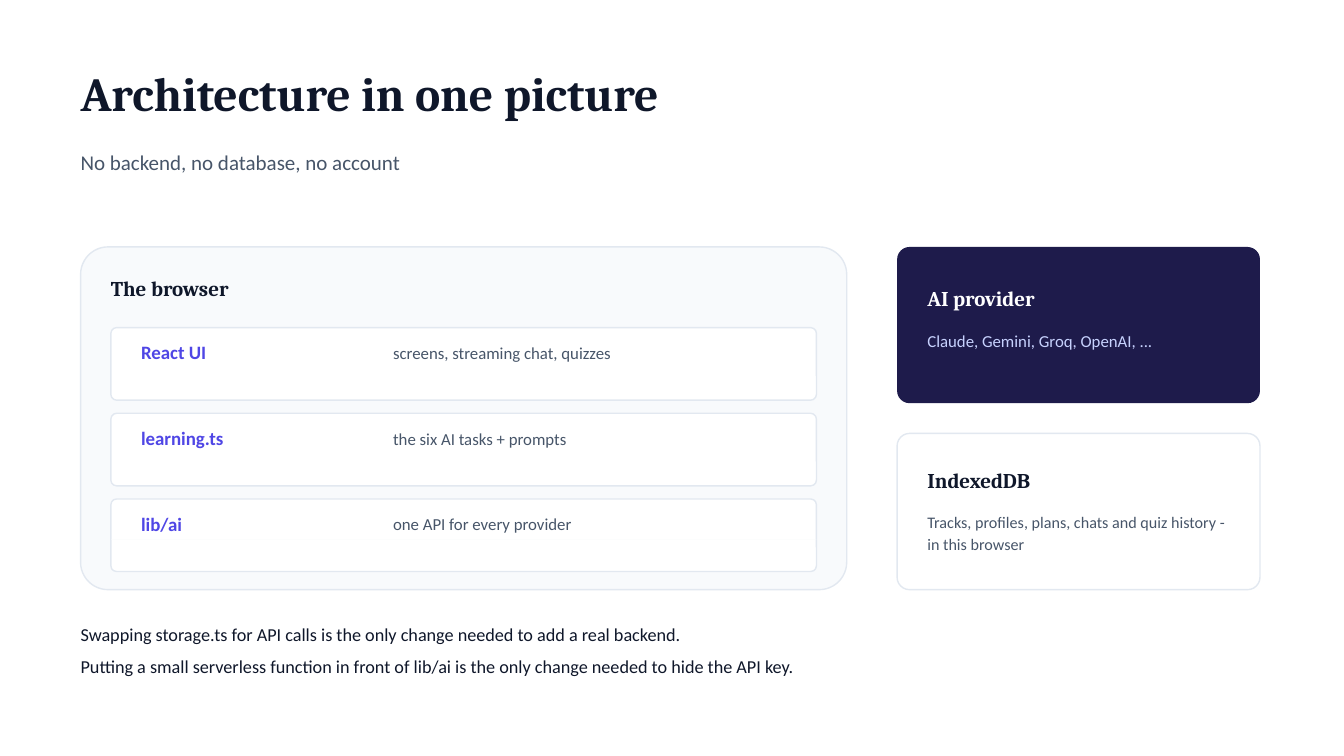
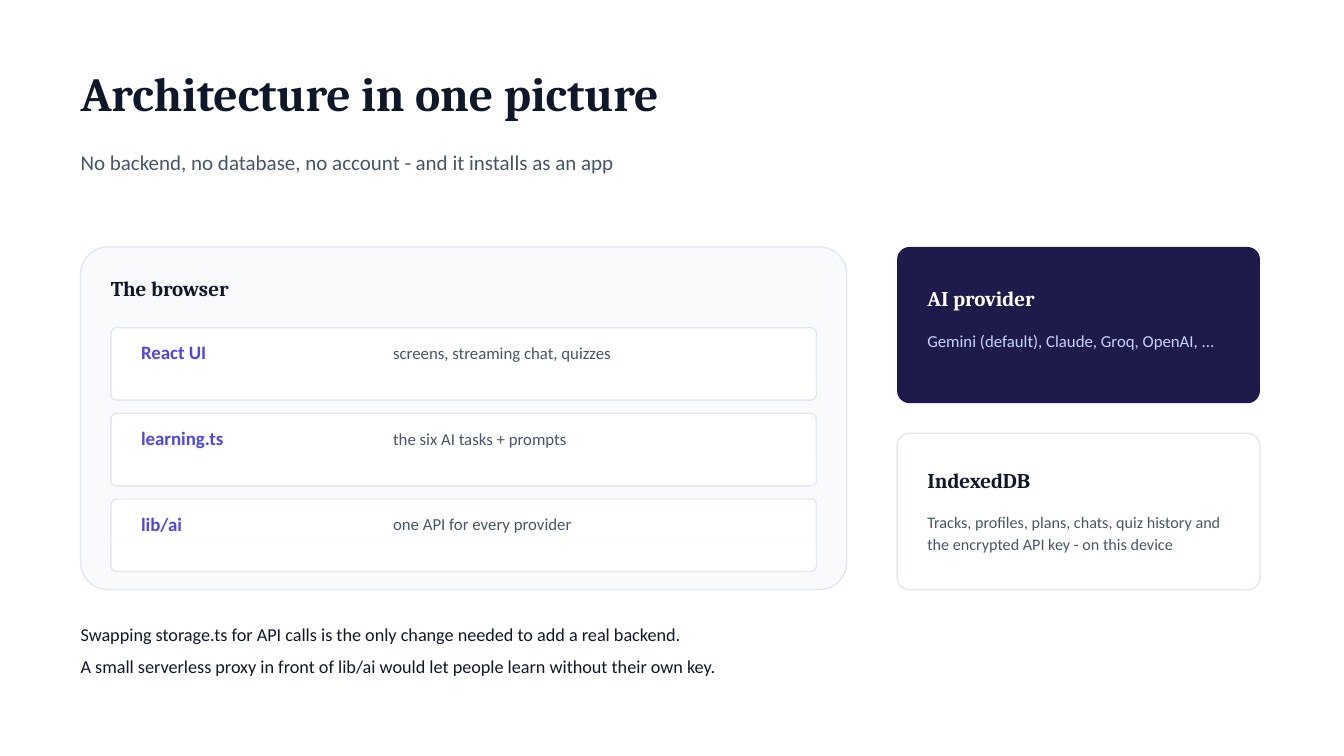
Before and after one commit to sohelPathanHarbinger/skill_path, a slide deck: slide 12 of docs/SkillPath-Presentation.pptx. Drawn at 1344x756 pixels with LibreOffice and Linux fonts; fonts in the diff are those of the drawing. Boxes give left, top, right and bottom in pixels: in the first picture for what was removed or moved away, otherwise in the second. Text is boxed around its words. In the diff, an @@ line names an element or a change of style, - is before the commit and + after.

Commit message:
feat: add backup and restore functionality for learning tracks
- Implemented BackupPanel component for downloading and restoring tracks.
- Added backup and restore logic in the backup module.
- Enhanced Home component to refresh track list upon restoration.
- Created InfoPages for About, How to Use, and Disclaimer sections.
- Updated SettingsDialog to handle API key storage securely.
- Introduced Dialog component for better UI handling.
- Refactored storage management to support encrypted API keys.
- Updated track store to manage track state and subscriptions.
- Improved app information handling with appInfo module.
- Enhanced error handling for AI responses.
- Updated TypeScript configuration to support JSON modules.

```diff
--- a/docs/SkillPath-Presentation.pptx
+++ b/docs/SkillPath-Presentation.pptx
@@ text at [81,155,613,174]: text changed @@
-No backend, no database, no account
+No backend, no database, no account - and it installs as an app
@@ text at [927,335,1198,350]: text changed @@
-Claude, Gemini, Groq, OpenAI, ...
+Gemini (default), Claude, Groq, OpenAI, ...
@@ text at [927,517,1221,553]: text changed @@
-Tracks, profiles, plans, chats and quiz history - in this browser
+Tracks, profiles, plans, chats, quiz history and the encrypted API key - on this device
@@ text at [81,660,715,676]: text changed @@
-Putting a small serverless function in front of lib/ai is the only change needed to hide the API key.
+A small serverless proxy in front of lib/ai would let people learn without their own key.
```
Also in this commit, not shown: 7 other slides changed, 1 slide added, 26 other files.
